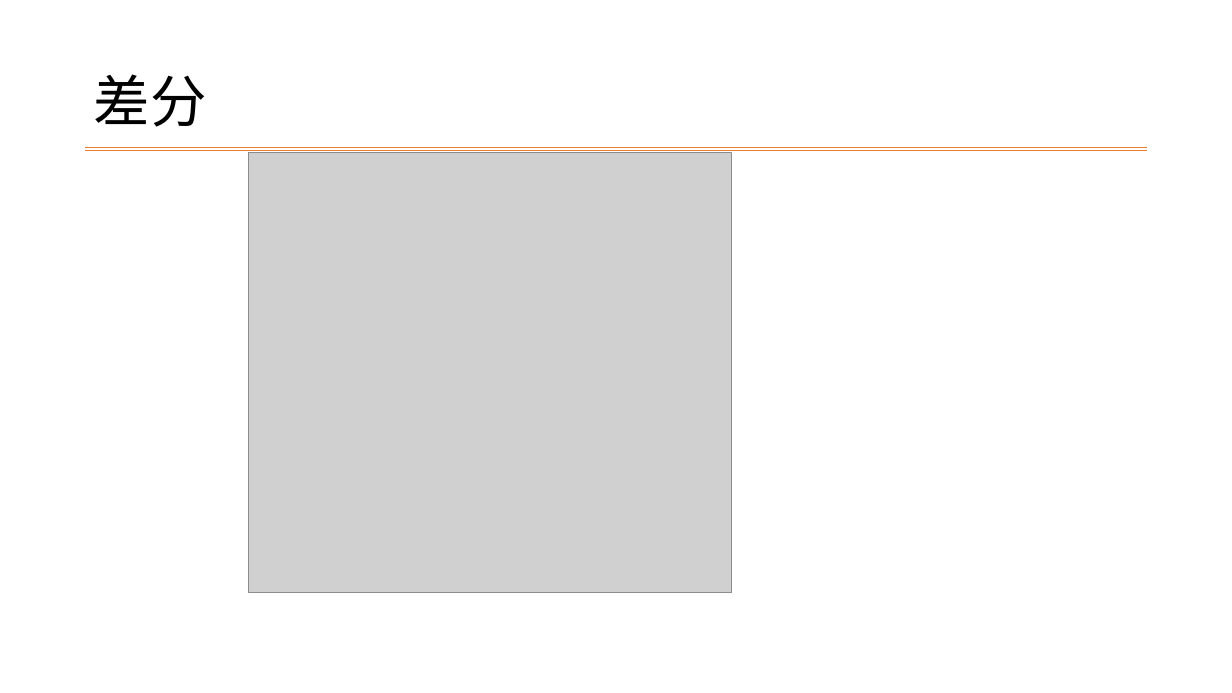
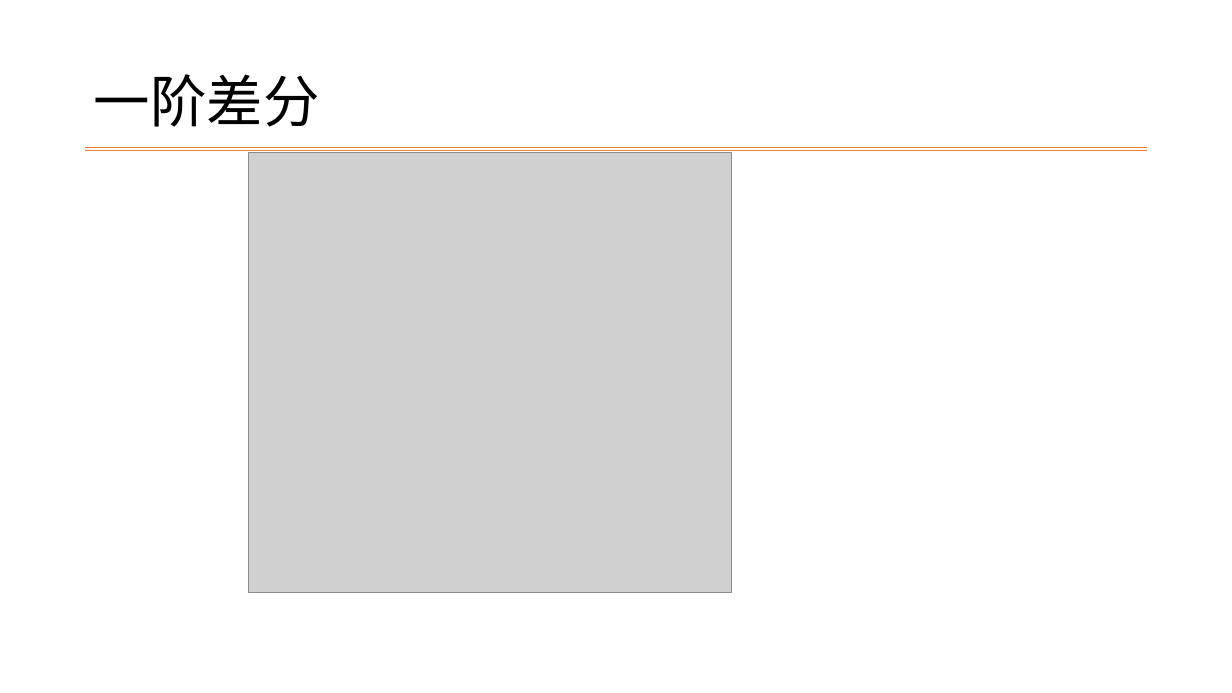
Before and after one commit to 54549877777/ESE5023_Assignments, a slide deck: slide 19 of Final Project/Final_Project_Pre_Jianghao.pptx. Drawn at 1232x693 pixels with LibreOffice and Linux fonts; fonts in the diff are those of the drawing; grey boxes stand for pictures; background and template pictures are left out. Boxes give left, top, right and bottom in pixels: in the first picture for what was removed or moved away, otherwise in the second. Text is boxed around its words. In the diff, an @@ line names an element or a change of style, - is before the commit and + after.

```diff
--- a/Final Project/Final_Project_Pre_Jianghao.pptx
+++ b/Final Project/Final_Project_Pre_Jianghao.pptx
@@ title at (x1=94, y1=74, x2=320, y2=127): text changed @@
-差分
+一阶差分
```
Also in this commit, not shown: 1 other slide changed, 1 slide added, 2 other files.
